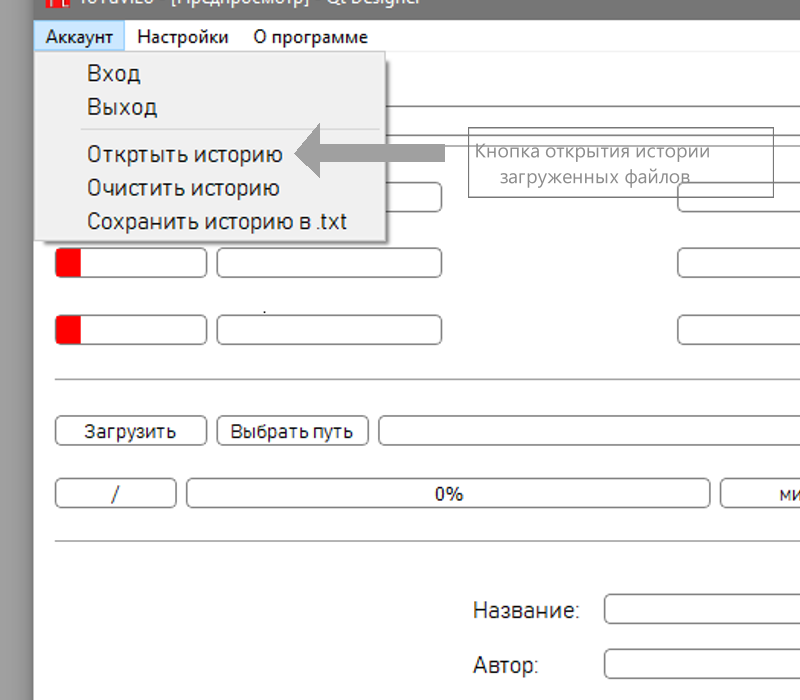
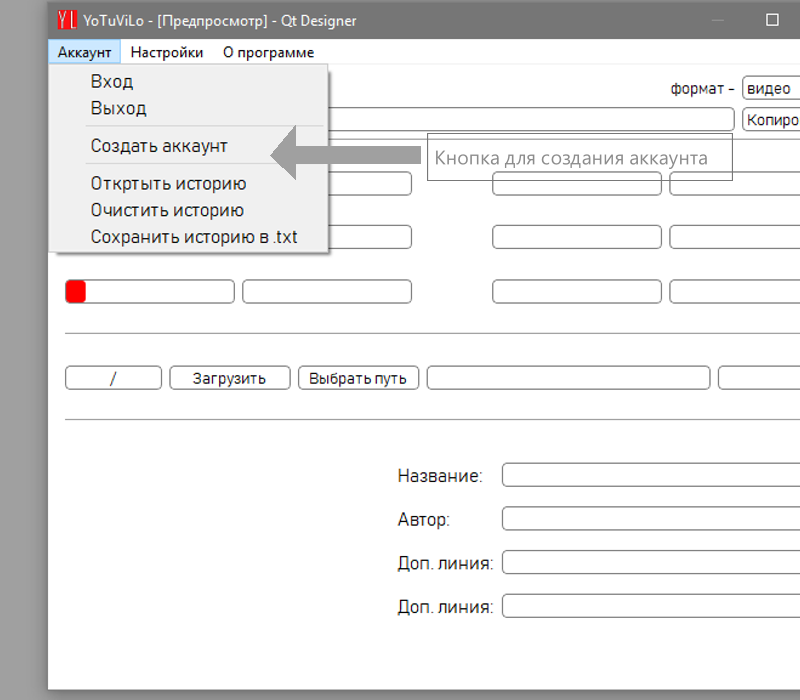
Comparing the layer stacks of the two 800×700 images. Changes:
painted on "Обычный слой 2" over (392, 70, 800, 204)
painted on "Обычный слой 1" over (227, 82, 507, 212)
added layer "Обычный слой 1 (вставлено)" (1st of 2) above "Обычный слой 1 (вставлено)" over (12, 0, 800, 700)
painted on "Обычный слой 1 (вставлено)" (2nd of 2) over (12, 0, 800, 700)
painted on "Фон" (1st of 3) over (12, 0, 800, 700)
